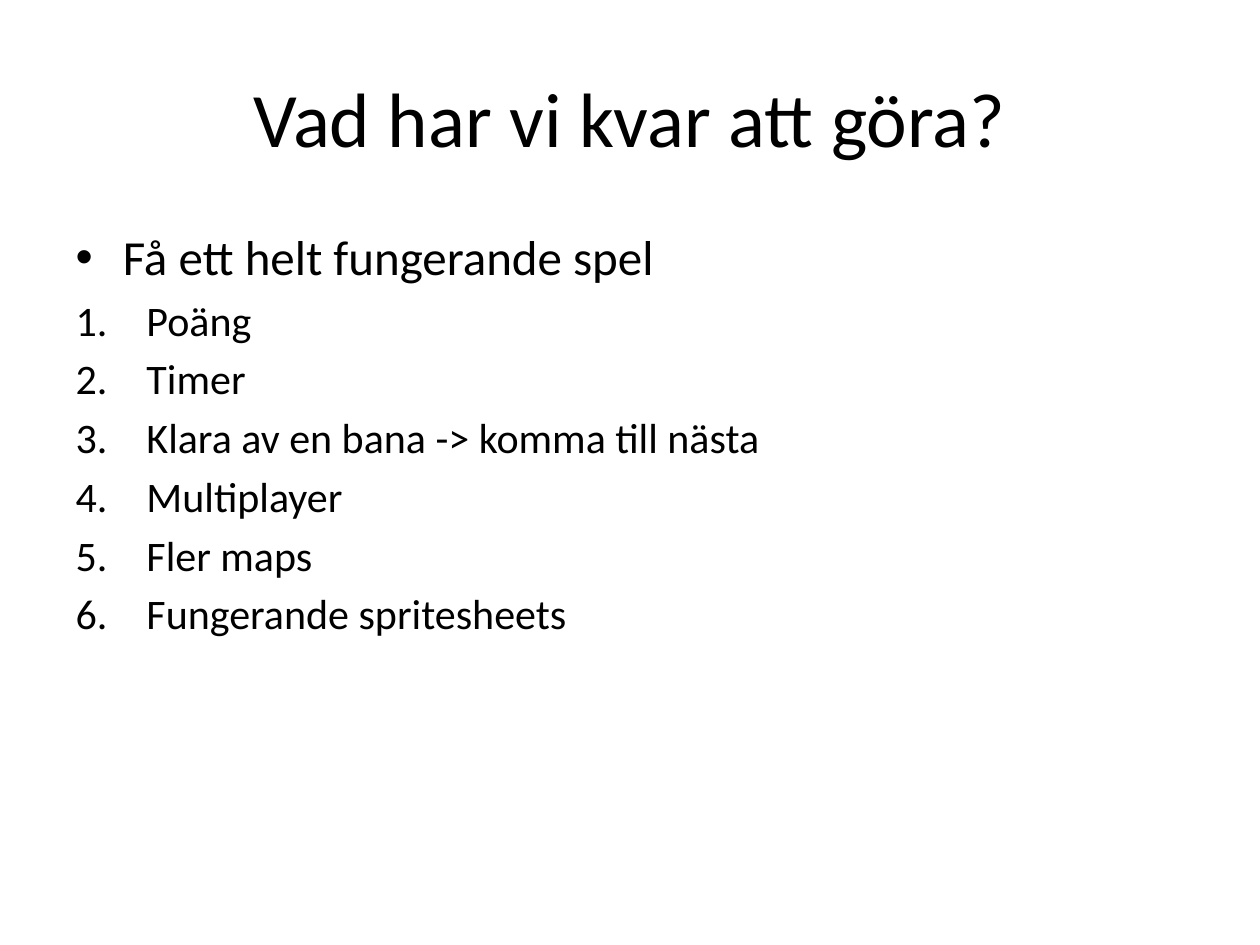
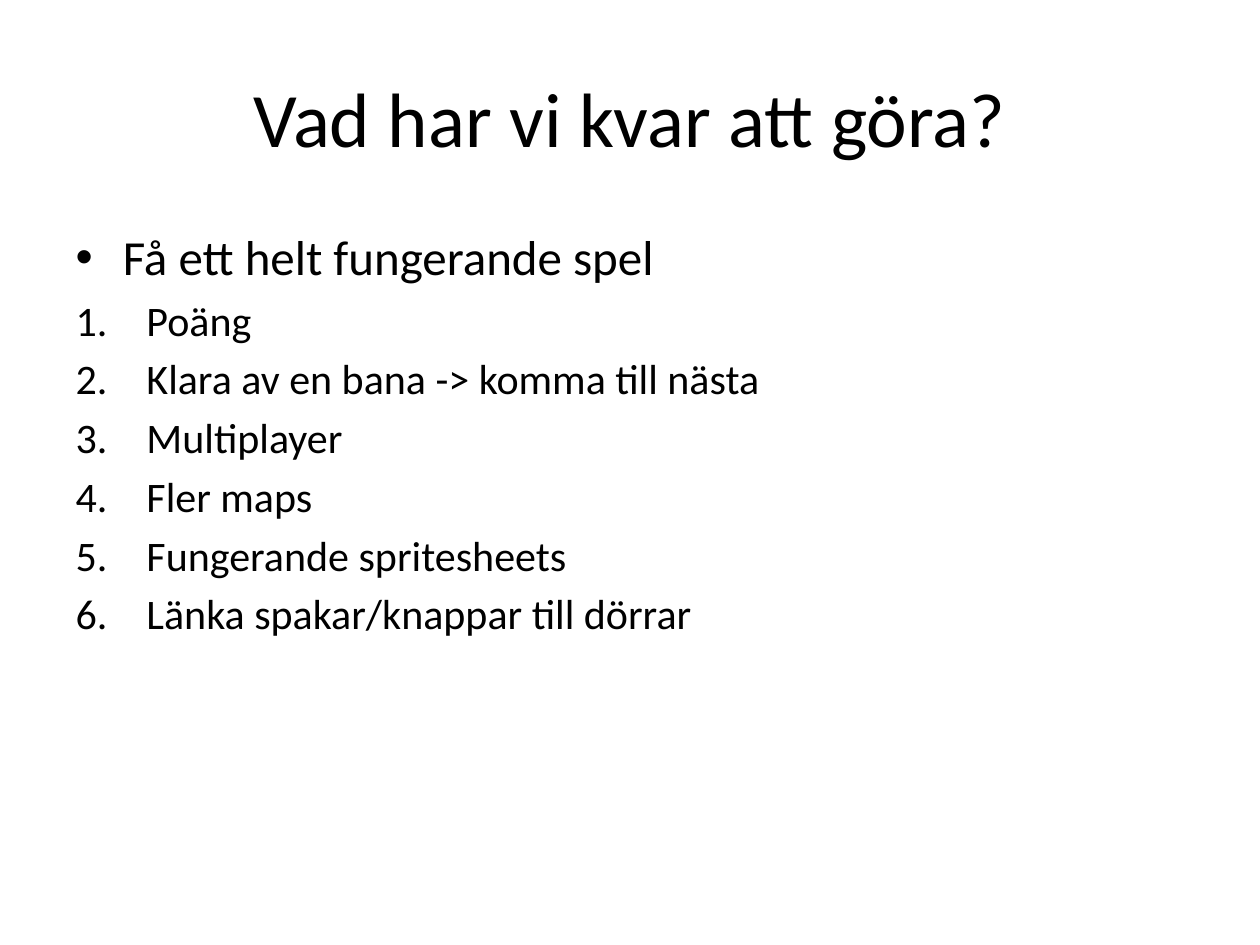
Before and after one commit to McNice/Projekt1, a slide deck: slide 6 of retrospective 2 by Dallor.pptx. Drawn at 1260x945 pixels with LibreOffice and Linux fonts; fonts in the diff are those of the drawing. Boxes give left, top, right and bottom in pixels: in the first picture for what was removed or moved away, otherwise in the second. Text is boxed around its words. In the diff, an @@ line names an element or a change of style, - is before the commit and + after.

```diff
--- a/retrospective 2 by Dallor.pptx
+++ b/retrospective 2 by Dallor.pptx
@@ text at <box>146,365,245,395</box>: paragraph removed @@
-2. Timer
@@ text at <box>146,599,691,636</box>: paragraph added @@
+6. Länka spakar/knappar till dörrar
```
Also in this commit, not shown: 3 other slides changed.
